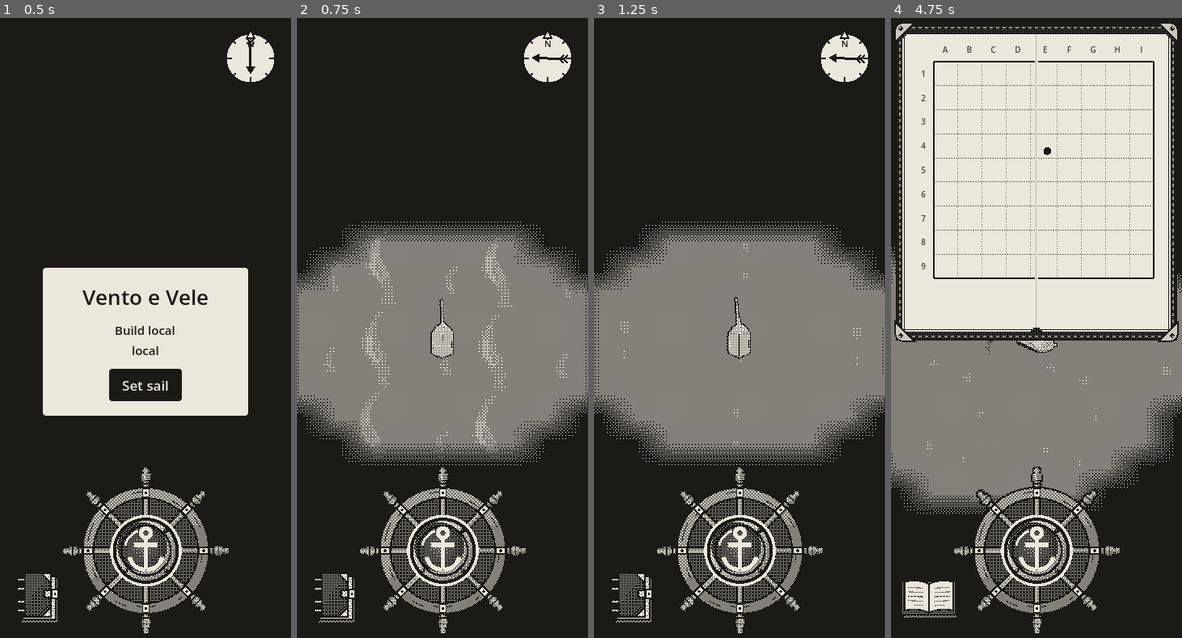
Above: before the commit, frames 1-4 (left to right).
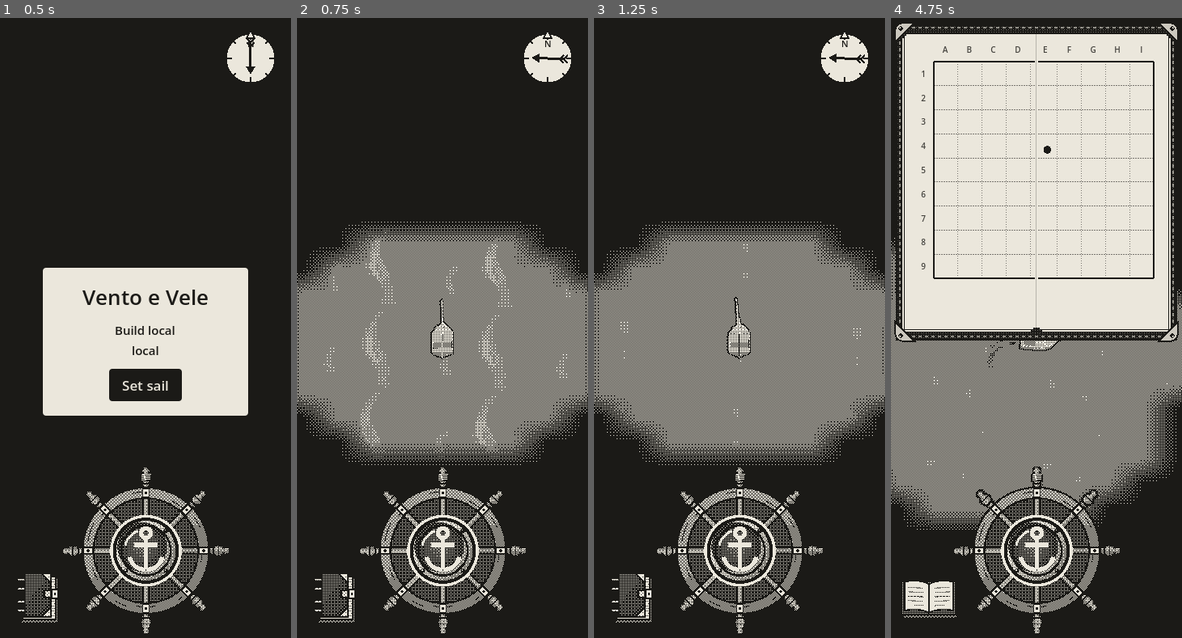
Above: after the commit, the same moments.

Repository: EnricoLabarile/Sail
Game: Godot game, scene res://Assets/Scenes/Overworld.tscn
Same seed, same stepped clock (60 frames per second), same inputs: the game is played once before the commit and once after it.
Inputs (mouse positions are in pixels of both pictures, inside the frame that each line leads up to):
- Up to frame 1 (0.5 s): no input
- Up to frame 2 (0.75 s): click "Set sail" at 0.5 s
- Up to frame 3 (1.25 s): no input
- Up to frame 4 (4.75 s): tap Enter (ui_accept) at 1.25, 4.52 s; drag from (1036, 545) to (1065, 197) at 1.27 s; drag from (928, 600) to (1021, 470) at 2.02 s; move the mouse to (1065, 197) at 2.77 s; hold Right (ui_right) 2.78-3.5 s; drag from (1021, 470) to (949, 247) at 3.52 s; move the mouse to (1123, 439) at 4.27 s; hold Left (ui_left) from 4.28 s (still down)

Frame 1 is identical in both runs. In frame 2, less than 0.1% of the frame differs, in the area x 46-54%, y 52-55%; in frame 3, less than 0.1%; in frame 4, 1.0%, in the area x 0-100%, y 20-83%.

Commit message:
Turn rate 2.25; the water mask only on the hull's inside (meshes named *inner*), so she sits in the water
Co-Authored-By: Claude Opus 5.5 <noreply@anthropic.com>
Claude-Session: https://claude.ai/code/session_0154zeqDuhZHz7ZXLE21BuMs

Diff:
--- a/Assets/Boat/boat.gd
+++ b/Assets/Boat/boat.gd
@@ -7,7 +7,7 @@
 @export var top_speed := 8.4        # m/s with the sail at its best (doubled by Enrico; the prototype had ~4.2)
 @export var accel := 0.9            # how quickly she gathers way (higher = quicker)
 @export var anchor_bite := 4.0      # how quickly the anchor stops her
-@export var turn_rate := 3.0        # rad/s at full rudder, whatever her speed (doubled by Enrico from 1.5)
+@export var turn_rate := 2.25       # rad/s at full rudder, whatever her speed (Enrico: between the old 1.5 and 3)
 @export var bow_reach := 2.2        # metres from her middle to the bow: the shore stops her there
 @export var heel_max_deg := 5		    # how far she leans with the wind on the sail
 @export var camera_tilt_deg := 45 # the camera's tilt from straight down (the prototype's BOAT_TILT look)
@@ -124,15 +124,21 @@
 	camera.add_child(screen)
 
 
-## Puts the boat's mask (Assets/Boat/boat_mask.gdshader) on every mesh inside Model, as a
-## material_overlay: an extra invisible layer that marks her pixels, so the sea doesn't draw over her.
-## Done here in code, so it covers new or swapped meshes too (hull, mast, sail…).
+## Puts the boat's mask (Assets/Boat/boat_mask.gdshader) on the INSIDE of the hull only, as a
+## material_overlay: an extra invisible layer that marks those pixels, so the sea doesn't draw over them.
+## Everything else (the outside of the hull, mast, sail) has no mask: where it sits below the water
+## (y = 0) the sea covers it, so she looks partly sunk in the water, as a real boat.
+## The inside is any mesh with "inner" in its name, or in its parent's name (e.g. sm_boat_hull_inner,
+## made in Blender as an object of its own): the floor of the boat lies below the water line, and
+## without the mask the sea would cover it.
 func add_water_mask() -> void:
 	var mask := ShaderMaterial.new()
 	mask.shader = load("res://Assets/Boat/boat_mask.gdshader")
 	mask.render_priority = -1    # among the see-through things, drawn before the sea (which has 0)
 	for mesh in model.find_children("*", "MeshInstance3D", true, false):
-		mesh.material_overlay = mask
+		var names: String = (String(mesh.name) + " " + String(mesh.get_parent().name)).to_lower()
+		if names.contains("inner"):
+			mesh.material_overlay = mask
 
 func set_rudder(v: float) -> void:
 	rudder = clampf(v, -1.0, 1.0)
Not shown, changed: CLAUDE.md
